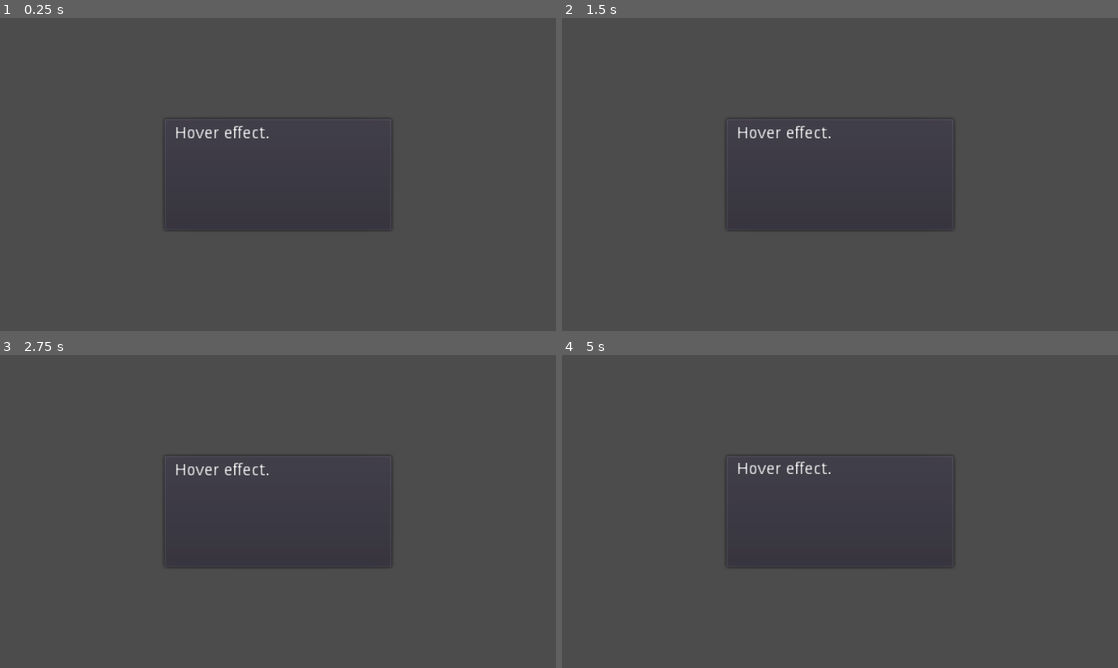
Above: before the commit, frames 1-4 (two rows, left to right).
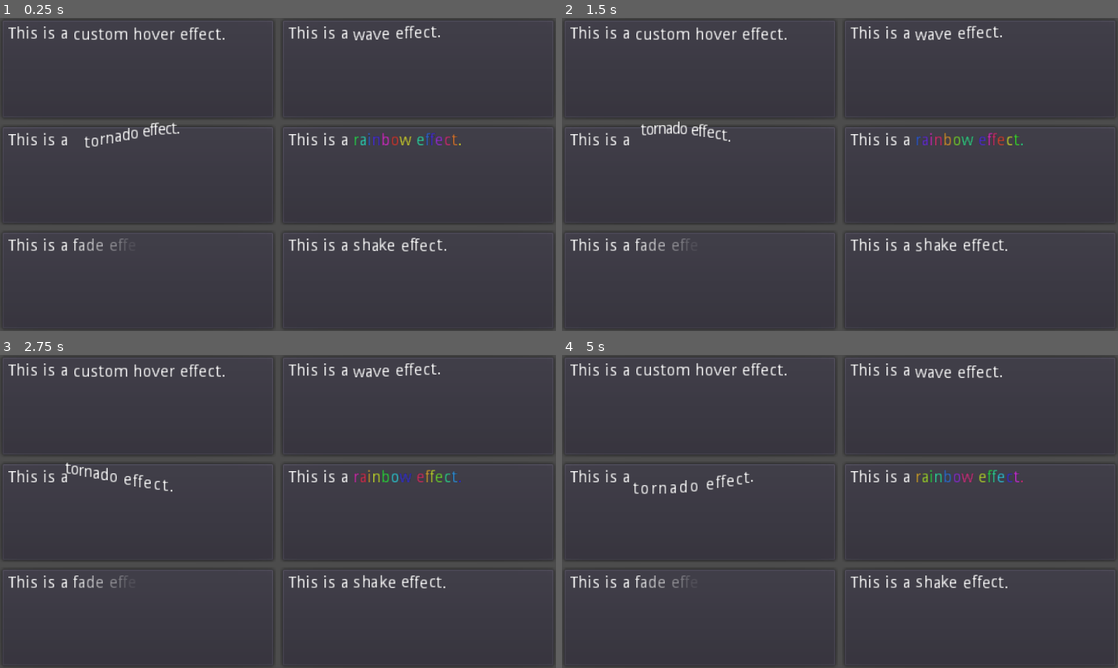
Above: after the commit, the same moments.

Repository: johnnygossdev/tutorials
Game: Godot game, scene res://src/RichTextEffect.tscn
Two runs of this game, one before a commit and one after it. Both use one fixed random seed, a clock stepped at 60 frames per second and the inputs below.
Inputs:
- Up to frame 1 (0.25 s): no input
- Up to frame 2 (1.5 s): no input
- Up to frame 3 (2.75 s): no input
- Up to frame 4 (5 s): no input

The runs differ from the first frame. In frame 1, 3.3% of the frame differs, in the area x 0-100%, y 2-100%; in frame 2, 3.3%; in frame 3, 3.3%; in frame 4, 3.4%.

Commit message:
add RichTextEffect example

Diff:
--- a/rich-text-effect/src/RichTextEffect.tscn
+++ b/rich-text-effect/src/RichTextEffect.tscn
@@ -7,26 +7,137 @@
 
 [node name="RichTextEffect" type="Node"]
 
-[node name="PanelContainer" type="PanelContainer" parent="."]
-anchor_left = 0.5
-anchor_top = 0.5
-anchor_right = 0.5
-anchor_bottom = 0.5
-margin_left = -100.0
-margin_top = -50.0
-margin_right = 100.0
-margin_bottom = 50.0
+[node name="GridContainer" type="GridContainer" parent="."]
+anchor_right = 1.0
+anchor_bottom = 1.0
+columns = 2
 __meta__ = {
 "_edit_use_anchors_": false
 }
 
-[node name="RichTextLabel" type="RichTextLabel" parent="PanelContainer"]
+[node name="CustomHover" type="PanelContainer" parent="GridContainer"]
+margin_right = 238.0
+margin_bottom = 87.0
+size_flags_horizontal = 3
+size_flags_vertical = 3
+__meta__ = {
+"_edit_use_anchors_": false
+}
+
+[node name="RichTextLabel" type="RichTextLabel" parent="GridContainer/CustomHover"]
 margin_left = 7.0
 margin_top = 7.0
-margin_right = 193.0
-margin_bottom = 93.0
+margin_right = 231.0
+margin_bottom = 80.0
 rect_clip_content = false
 bbcode_enabled = true
-bbcode_text = "[hover speed=5] Hover effect."
-text = " Hover effect."
+bbcode_text = "This is a[hover speed=5] custom hover effect."
+text = "This is a custom hover effect."
 custom_effects = [ SubResource( 1 ) ]
+
+[node name="Wave" type="PanelContainer" parent="GridContainer"]
+margin_left = 242.0
+margin_right = 480.0
+margin_bottom = 87.0
+size_flags_horizontal = 3
+size_flags_vertical = 3
+__meta__ = {
+"_edit_use_anchors_": false
+}
+
+[node name="RichTextLabel" type="RichTextLabel" parent="GridContainer/Wave"]
+margin_left = 7.0
+margin_top = 7.0
+margin_right = 231.0
+margin_bottom = 80.0
+rect_clip_content = false
+bbcode_enabled = true
+bbcode_text = "This is a[wave speed=5] wave effect."
+text = "This is a wave effect."
+custom_effects = [ SubResource( 1 ) ]
+
+[node name="Tornado" type="PanelContainer" parent="GridContainer"]
+margin_top = 91.0
+margin_right = 238.0
+margin_bottom = 178.0
+size_flags_horizontal = 3
+size_flags_vertical = 3
+__meta__ = {
+"_edit_use_anchors_": false
+}
+
+[node name="RichTextLabel" type="RichTextLabel" parent="GridContainer/Tornado"]
+margin_left = 7.0
+margin_top = 7.0
+margin_right = 231.0
+margin_bottom = 80.0
+rect_clip_content = false
+bbcode_enabled = true
+bbcode_text = "This is a[tornado speed=5] tornado effect."
+text = "This is a tornado effect."
+custom_effects = [ SubResource( 1 ) ]
+
+[node name="Rainbow" type="PanelContainer" parent="GridContainer"]
+margin_left = 242.0
+margin_top = 91.0
+margin_right = 480.0
+margin_bottom = 178.0
+size_flags_horizontal = 3
+size_flags_vertical = 3
+__meta__ = {
+"_edit_use_anchors_": false
+}
+
+[node name="RichTextLabel" type="RichTextLabel" parent="GridContainer/Rainbow"]
+margin_left = 7.0
+margin_top = 7.0
+margin_right = 231.0
+margin_bottom = 80.0
+rect_clip_content = false
+bbcode_enabled = true
+bbcode_text = "This is a[rainbow speed=5] rainbow effect."
+text = "This is a rainbow effect."
+custom_effects = [ SubResource( 1 ) ]
+
+[node name="Fade" type="PanelContainer" parent="GridContainer"]
+margin_top = 182.0
+margin_right = 238.0
+margin_bottom = 269.0
+size_flags_horizontal = 3
+size_flags_vertical = 3
+__meta__ = {
+"_edit_use_anchors_": false
+}
+
+[node name="RichTextLabel" type="RichTextLabel" parent="GridContainer/Fade"]
+margin_left = 7.0
+margin_top = 7.0
+margin_right = 231.0
+margin_bottom = 80.0
+rect_clip_content = false
+bbcode_enabled = true
+bbcode_text = "This is a[fade speed=5] fade effect."
+text = "This is a fade effect."
+custom_effects = [ SubResource( 1 ) ]
+
+[node name="Shake" type="PanelContainer" parent="GridContainer"]
+margin_left = 242.0
+margin_top = 182.0
+margin_right = 480.0
+margin_bottom = 269.0
+size_flags_horizontal = 3
+size_flags_vertical = 3
+__meta__ = {
+"_edit_use_anchors_": false
+}
+
+[node name="RichTextLabel" type="RichTextLabel" parent="GridContainer/Shake"]
+margin_left = 7.0
+margin_top = 7.0
+margin_right = 231.0
+margin_bottom = 80.0
+rect_clip_content = false
+bbcode_enabled = true
+bbcode_text = "This is a[shake speed=5] shake effect."
+text = "This is a shake effect."
+custom_effects = [ SubResource( 1 ) ]
